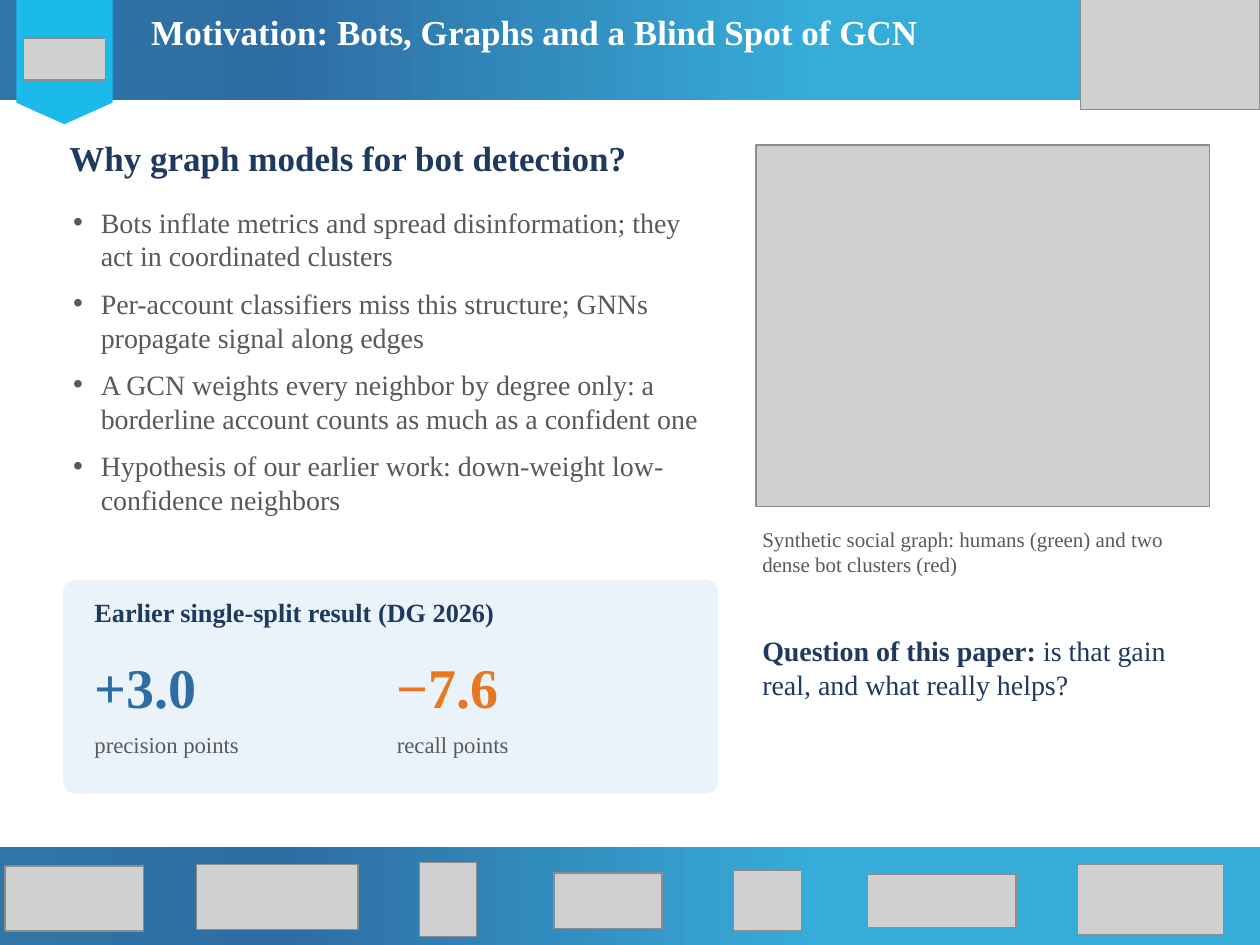
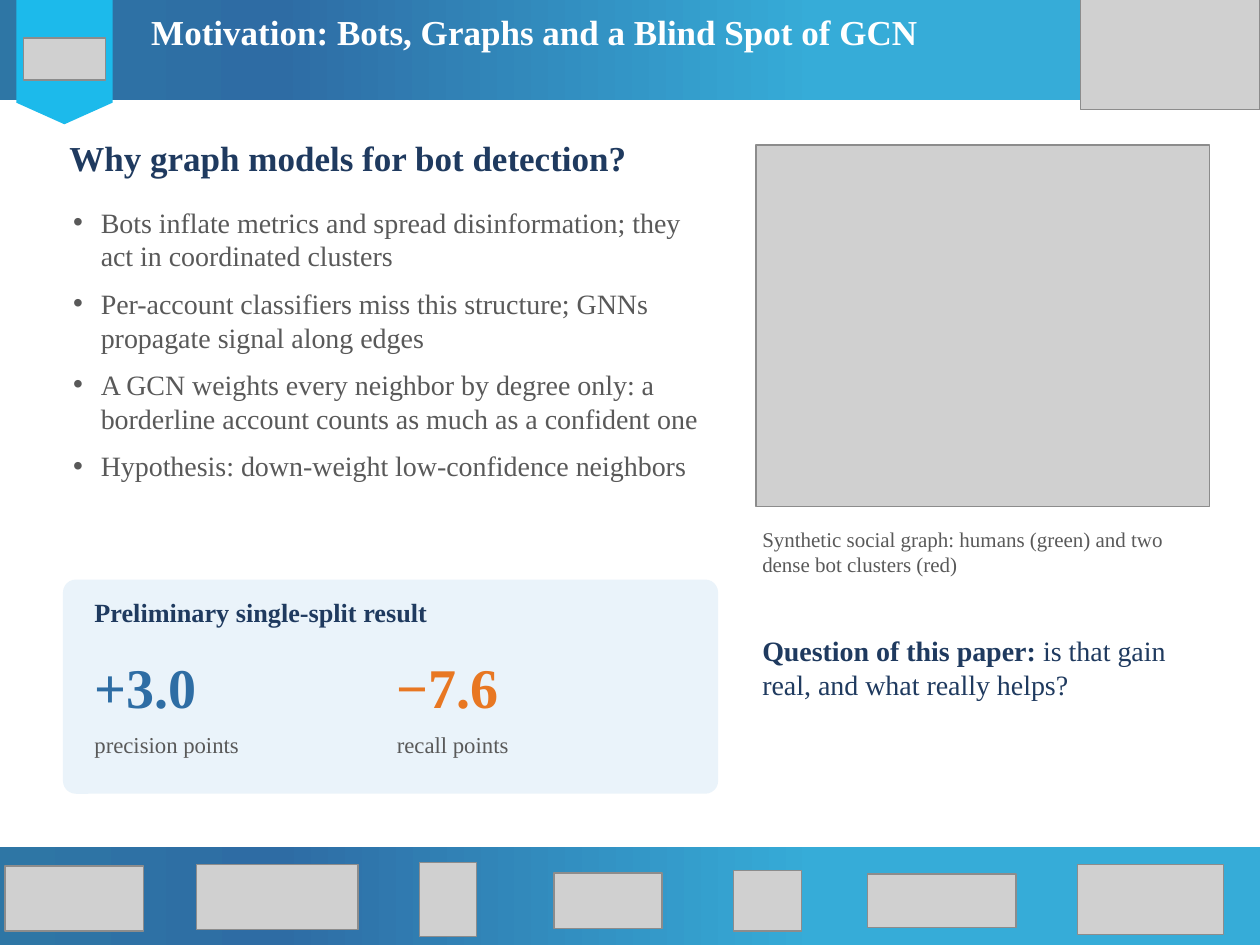
Before and after one commit to solodancer235-star/confidence-aware-gcn-bot-detection, a slide deck: slide 2 of paper_dg2027/presentation/DG2027_presentation.pptx. Drawn at 1260x945 pixels with LibreOffice and Linux fonts; fonts in the diff are those of the drawing; grey boxes stand for pictures. Boxes give left, top, right and bottom in pixels: in the first picture for what was removed or moved away, otherwise in the second. Text is boxed around its words. In the diff, an @@ line names an element or a change of style, - is before the commit and + after.

```diff
--- a/paper_dg2027/presentation/DG2027_presentation.pptx
+++ b/paper_dg2027/presentation/DG2027_presentation.pptx
@@ text at [101, 456, 686, 482]: text changed @@
-• Hypothesis of our earlier work: down-weight low-confidence neighbors
+• Hypothesis: down-weight low-confidence neighbors
@@ text at [94, 603, 427, 628]: text changed @@
-Earlier single-split result (DG 2026)
+Preliminary single-split result
```
Also in this commit, not shown: 10 other files.
